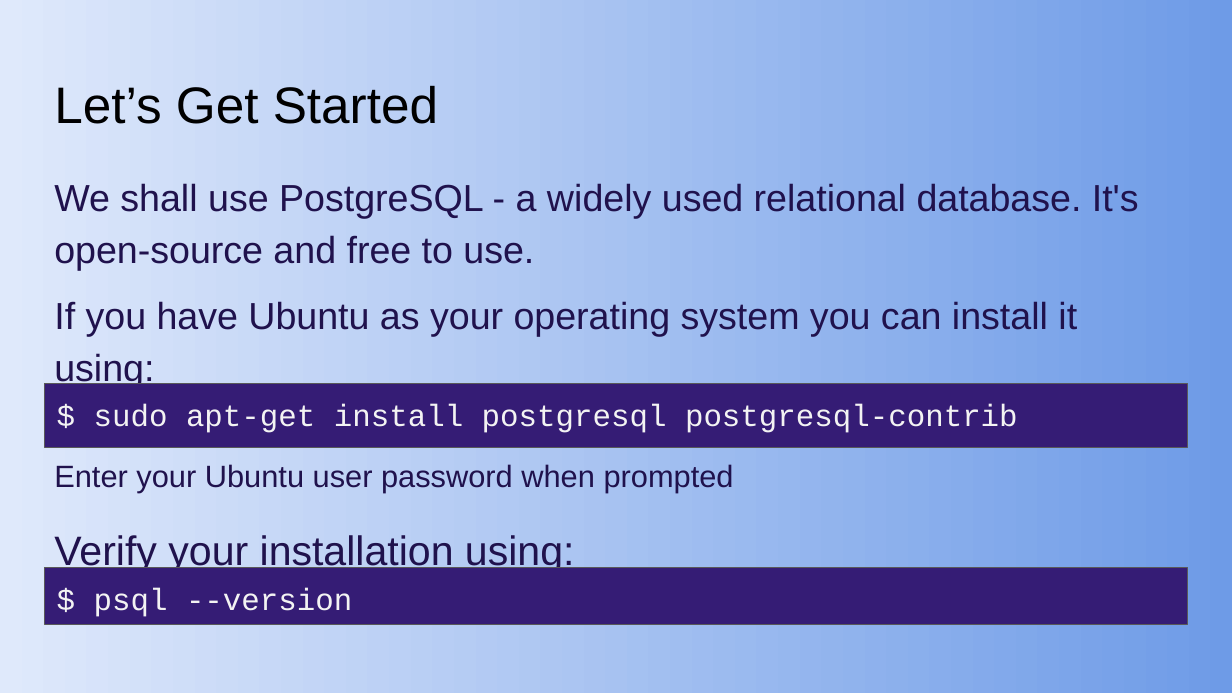
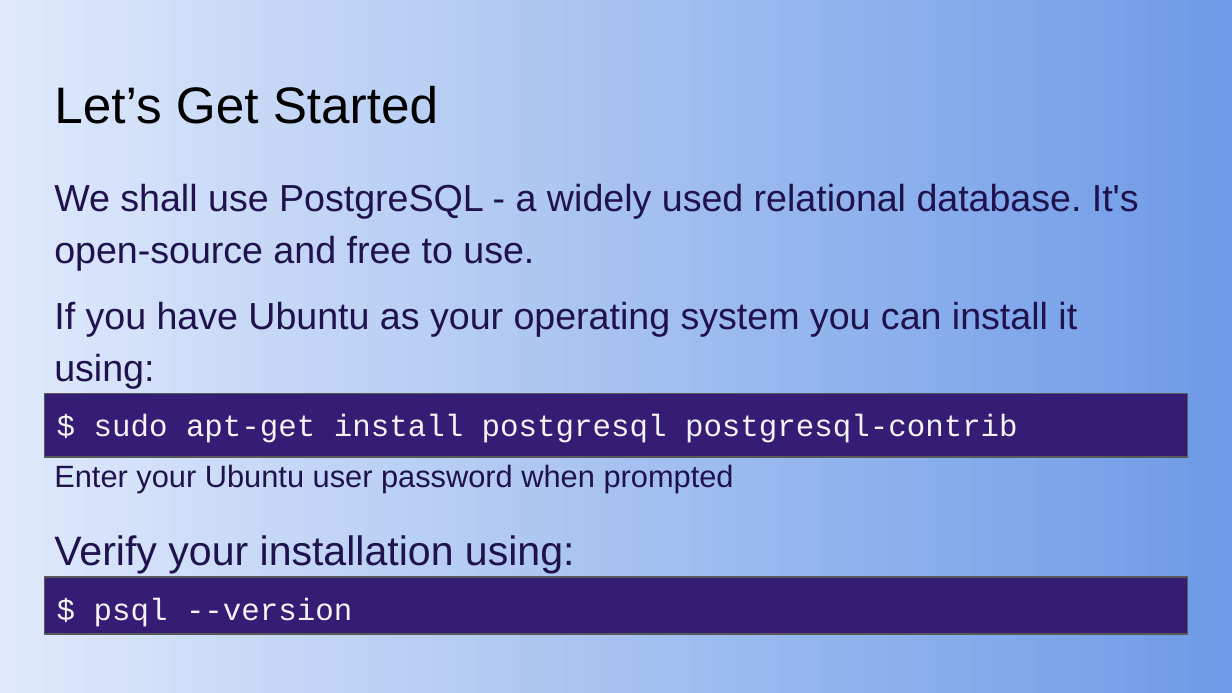
Before and after one commit to KeithBremer/CYF-DB-Module, a slide deck: slide 10 of db/week-1/CYF_DB_1.odp. Drawn at 1232x693 pixels with LibreOffice and Linux fonts; fonts in the diff are those of the drawing. Boxes give left, top, right and bottom in pixels: in the first picture for what was removed or moved away, otherwise in the second. Text is boxed around its words. In the diff, an @@ line names an element or a change of style, - is before the commit and + after.

```diff
--- a/db/week-1/CYF_DB_1.odp
+++ b/db/week-1/CYF_DB_1.odp
@@ rectangle "$ sudo apt-get install postgresql ...": place and size @@
-rectangle "$ sudo apt-get install postgresql ..." at [44, 383, 1188, 447]
+rectangle "$ sudo apt-get install postgresql ..." at [44, 393, 1188, 457]
@@ rectangle "$ psql --version": place and size @@
-rectangle "$ psql --version" at [44, 567, 1188, 623]
+rectangle "$ psql --version" at [44, 577, 1188, 633]
```
Also in this commit, not shown: 7 other slides changed, 13 other files.
